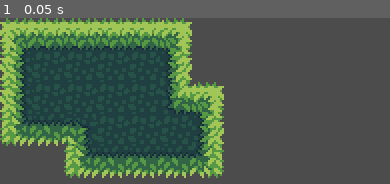
Above: before the commit, frame 1.
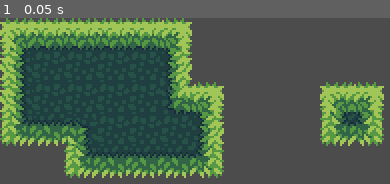
Above: after the commit, the same moment.

Repository: ninguem26/godot-study
Game: Godot game, scene res://scenes/decoration/tile.tscn
Two runs of this game, one before a commit and one after it. Both use one fixed random seed, a clock stepped at 60 frames per second and the inputs below. The project has no main scene, so this scene is started directly.
Inputs:
- Up to frame 1 (0.05 s): no input

The runs differ from the first frame. In frame 1, 5.6% of the frame differs, in the area x 82-99%, y 38-78%.

Commit message:
change: alterado level design em tile.tscn

Diff:
--- a/Hunter Garden/scenes/decoration/tile.tscn
+++ b/Hunter Garden/scenes/decoration/tile.tscn
@@ -149,4 +149,4 @@
 tile_set = SubResource( 1 )
 cell_size = Vector2( 16, 16 )
 format = 1
-tile_data = PoolIntArray( 0, 0, 131074, 1, 0, 131075, 2, 0,  …(247 unchanged characters)… 6611, 131077, 0, 1, 131078, 0, 131076, 196608, 0, 262146, 196609, 0, 262147, 196610, 0, 65536, 196611, 0, 196611, 196612, 0, 196611, 196613, 0, 196611, 196614, 0, 196612, 262146, 0, 262146, 262147, 0, 262147, 262148, 0, 262147, 262149, 0, 262147, 262150, 0, 262148 )
+tile_data = PoolIntArray( 0, 0, 131074, 1, 0, 131075, 2, 0,  …(247 unchanged characters)… 6611, 131077, 0, 1, 131078, 0, 131076, 131082, 0, 131074, 131083, 0, 131076, 196608, 0, 262146, 196609, 0, 262147, 196610, 0, 65536, 196611, 0, 196611, 196612, 0, 196611, 196613, 0, 196611, 196614, 0, 196612, 196618, 0, 262146, 196619, 0, 262148, 262146, 0, 262146, 262147, 0, 262147, 262148, 0, 262147, 262149, 0, 262147, 262150, 0, 262148 )
